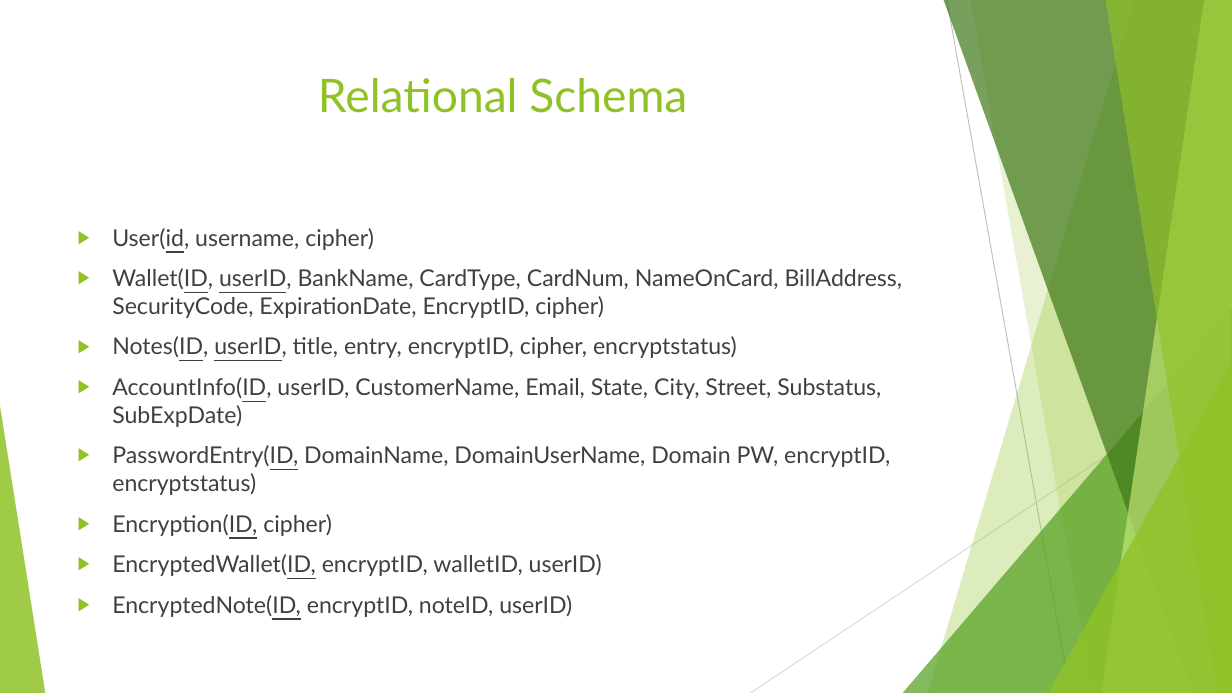
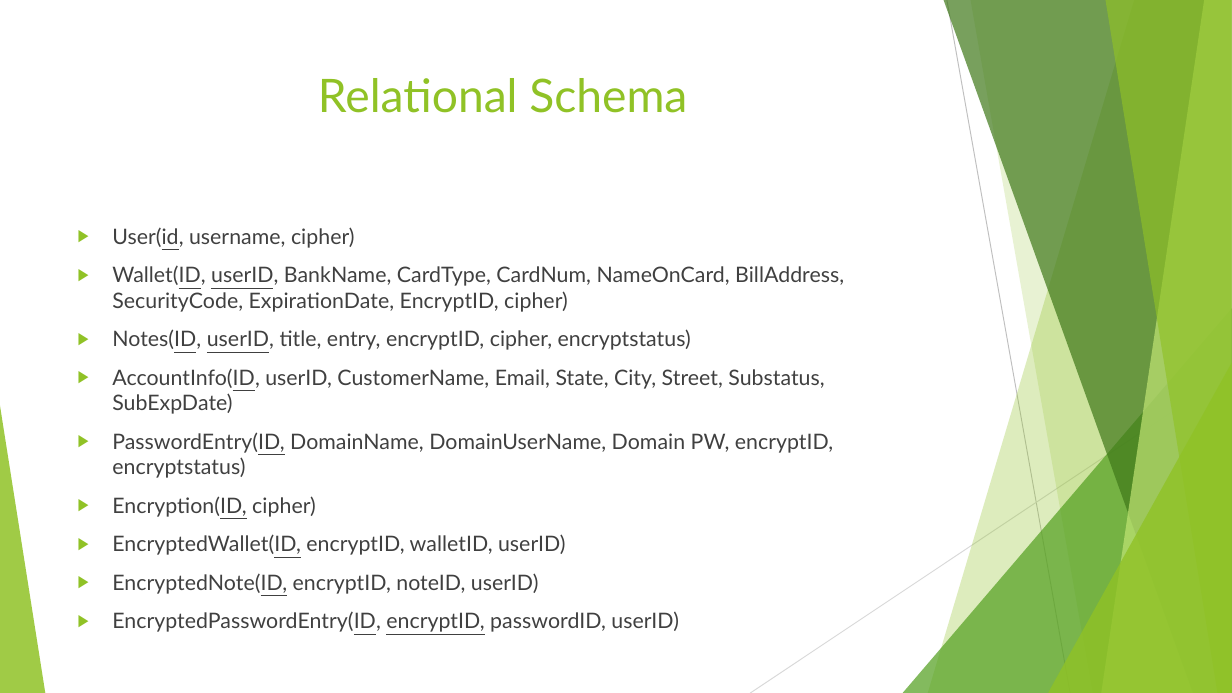
Before and after one commit to Anghagaed/Database-Project, a slide deck: slide 5 of Password Manager PPPT.pptx. Drawn at 1232x693 pixels with LibreOffice and Linux fonts; fonts in the diff are those of the drawing. Boxes give left, top, right and bottom in pixels: in the first picture for what was removed or moved away, otherwise in the second. Text is boxed around its words. In the diff, an @@ line names an element or a change of style, - is before the commit and + after.

Commit message:
PPT

```diff
--- a/Password Manager PPPT.pptx
+++ b/Password Manager PPPT.pptx
@@ text at (112,227,844,594): paragraph added @@
+▶ EncryptedPasswordEntry(ID, encryptID, passwordID, userID)
@@ text at (112,227,844,594): size 18 to 16.6 pt in "User(id, username, cipher)", "Wallet(ID, userID, BankName, CardType, CardNum, NameOnCard,  ...", "Notes(ID, userID, title, entry, encryptID, cipher, encryptst ...", "AccountInfo(ID, userID, CustomerName, Email, State, City, St ..." and 4 more places @@
```
Also in this commit, not shown: 2 other files.
